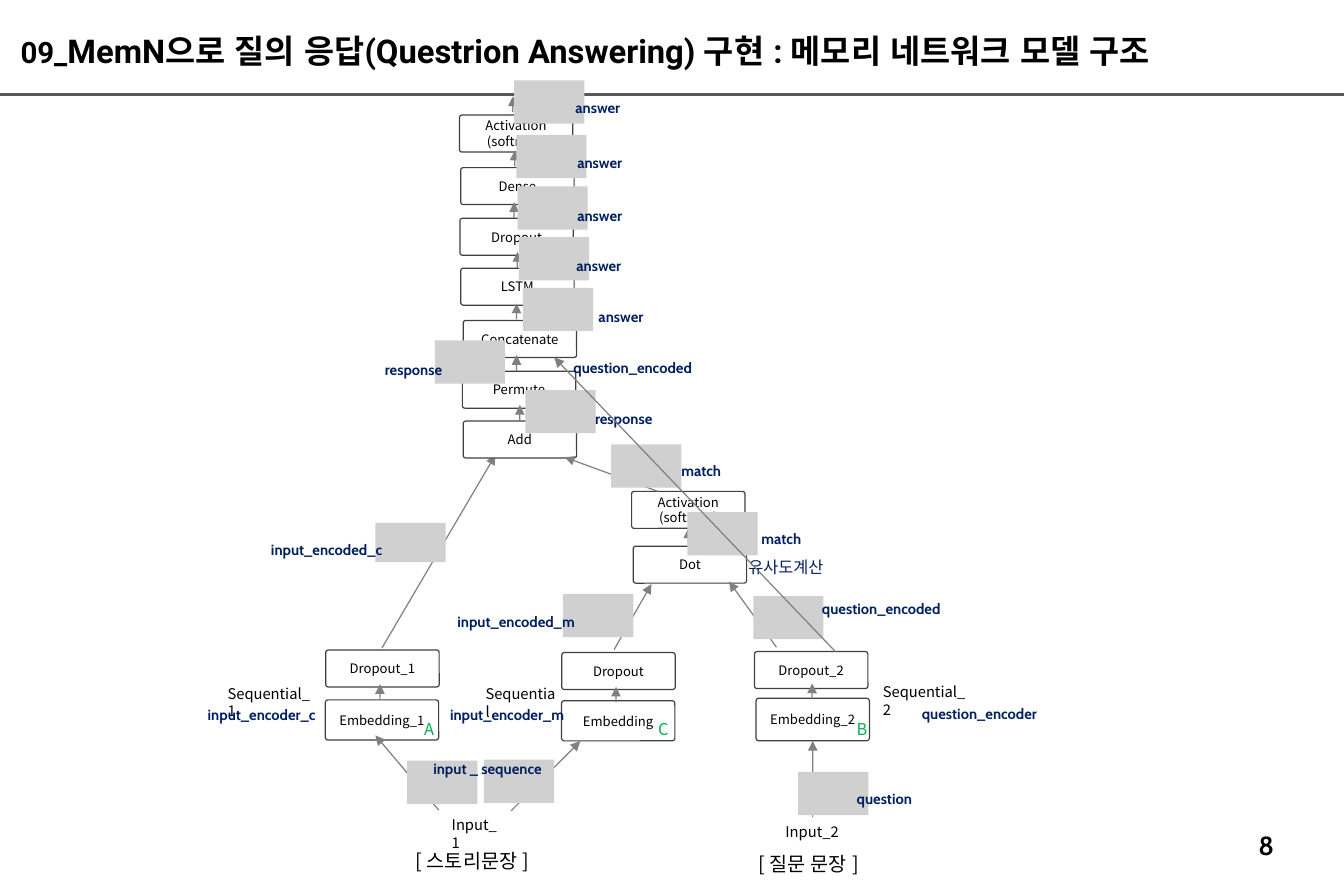
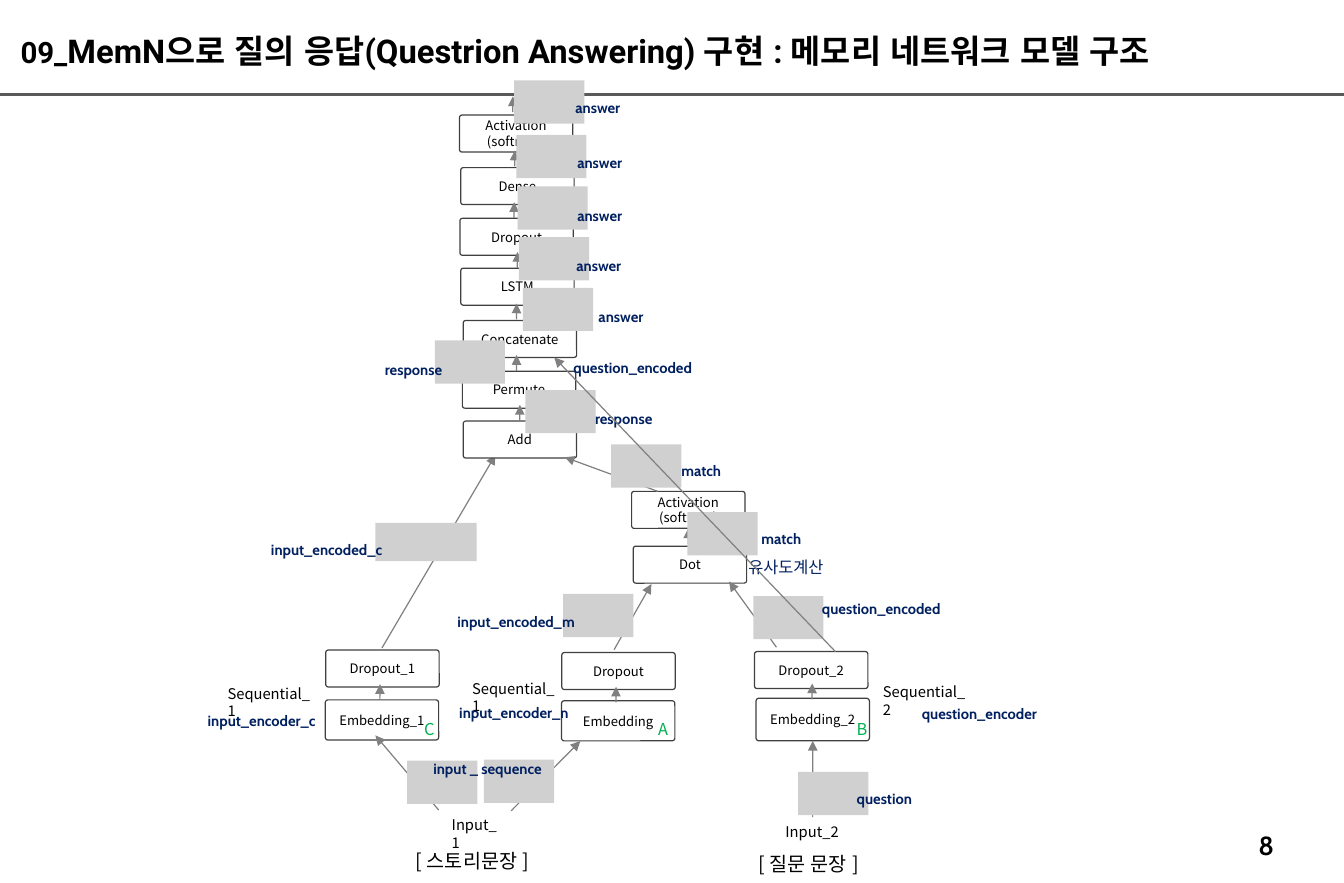
Before and after one commit to mkhoin/nlp1209, a slide deck: slide 8 of 자연어처리활용/텍스트 요약- Attention을 이용한 Train 모델 구조.pptx. Drawn at 1344x883 pixels with LibreOffice and Linux fonts; fonts in the diff are those of the drawing; grey boxes stand for pictures. Boxes give left, top, right and bottom in pixels: in the first picture for what was removed or moved away, otherwise in the second. Text is boxed around its words. In the diff, an @@ line names an element or a change of style, - is before the commit and + after.

```diff
--- a/자연어처리활용/텍스트 요약- Attention을 이용한 Train 모델 구조.pptx
+++ b/자연어처리활용/텍스트 요약- Attention을 이용한 Train 모델 구조.pptx
@@ picture: place and size @@
-picture at [375,523,446,561]
+picture at [375,523,477,561]
@@ text "Sequential_1" rewrapped from [228,705,236,720] to [228,687,310,721] @@
@@ text at [472,682,554,716]: text changed @@
-Sequential
+Sequential_1
@@ text "input_encoder_c": place and size @@
-text "input_encoder_c" at [208,707,316,724]
+text "input_encoder_c" at [208,713,316,730]
@@ text at [459,705,568,722]: text changed @@
-input_encoder_m
+input_encoder_n
@@ text at [424,723,434,740]: text changed @@
-A
+C
@@ text at [658,723,668,741]: text changed @@
-C
+A
```
